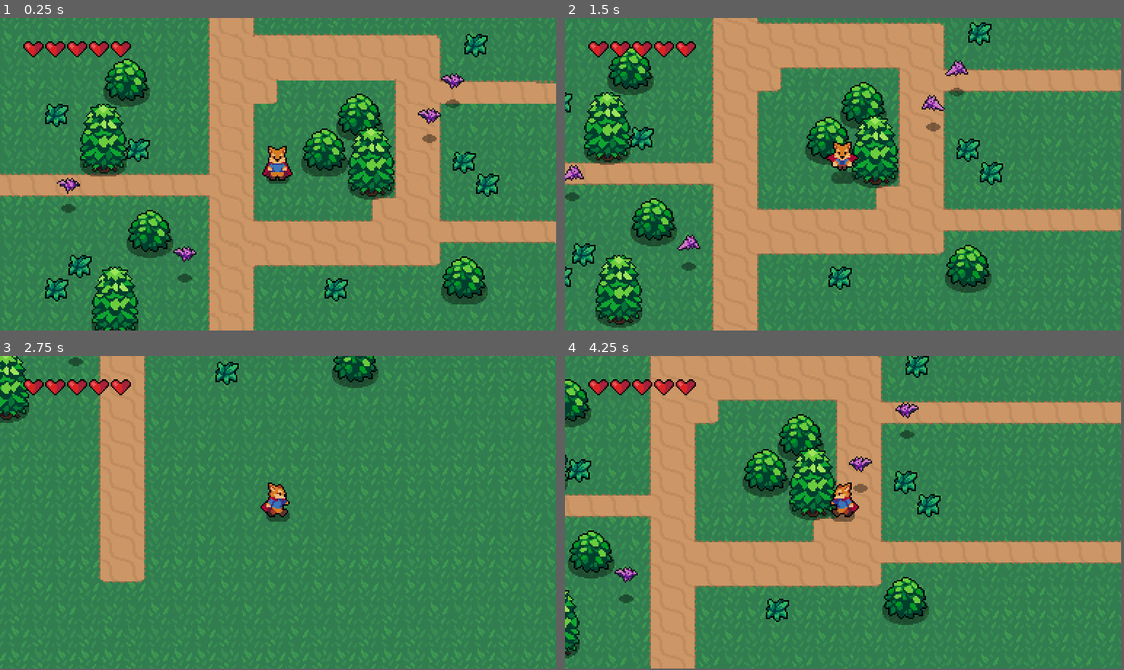
Above: before the commit, frames 1-4 (two rows, left to right).
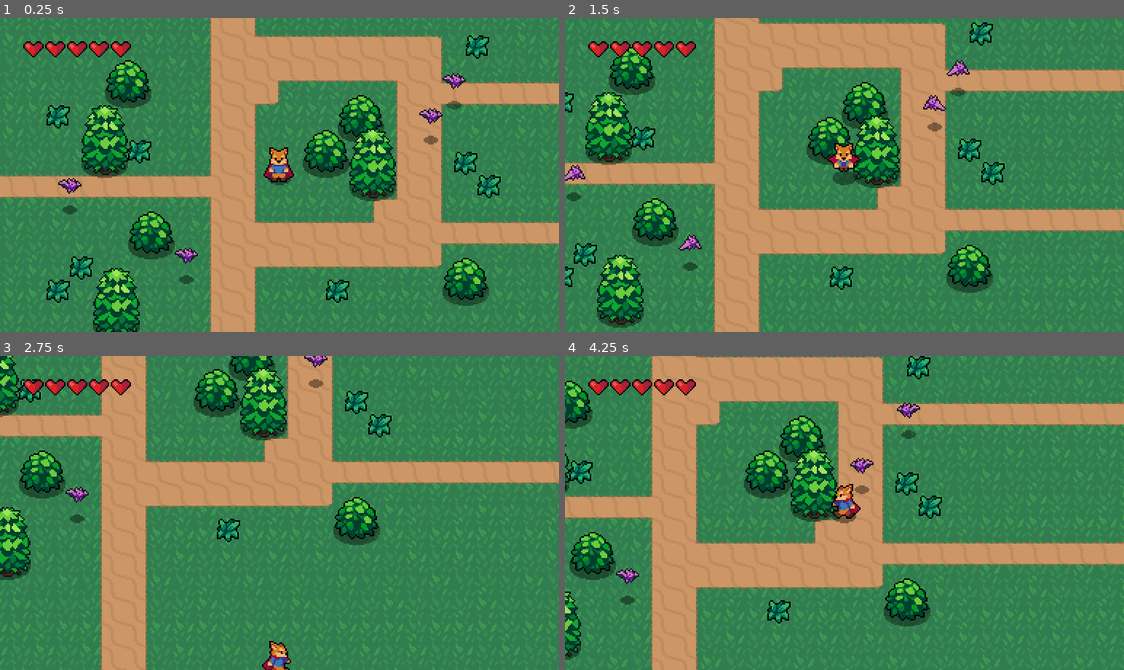
Above: after the commit, the same moments.

Repository: tara-pogancev/fox-rpg-godot
Game: Godot game, scene res://world/world.tscn
The game is run twice, just before and just after one commit, with the same random seed, the same clock (stepped at 60 frames per second) and the same inputs.
Inputs:
- Up to frame 1 (0.25 s): no input
- Up to frame 2 (1.5 s): hold Right (ui_right) 0.53-1.28 s; tap Space (attack) at 0.6 s; hold Down (ui_down) from 1.28 s (still down); tap Shift (roll) at 1.35 s
- Up to frame 3 (2.75 s): release Down (ui_down) at 2.03 s; hold Right (ui_right) from 2.03 s (still down); tap Space (attack) at 2.1 s
- Up to frame 4 (4.25 s): release Right (ui_right) at 2.78 s; hold Up (ui_up) 2.78-3.53 s; tap Shift (roll) at 2.85 s; hold Left (ui_left) from 3.53 s (still down); tap Space (attack) at 3.6 s
The window is 764x430 before the commit and 768x432 after it. Grey fills any space a smaller window leaves; there, only what the larger window draws over its background counts as a difference.

The runs differ from the first frame. In frame 1, 15% of the frame differs, in the area x 0-100%, y 0-100%; in frame 2, 11%; in frame 3, 31%; in frame 4, 13%.

Commit message:
Camera limit

Diff:
--- /dev/null
+++ b/player/camera_2d.gd
@@ -0,0 +1,11 @@
+extends Camera2D
+
+@onready var top_left: Marker2D = $"Node/Top Left"
+@onready var bottom_right: Marker2D = $"Node/Bottom Right"
+
+# Called when the node enters the scene tree for the first time.
+func _ready() -> void:
+	limit_top = top_left.position.y
+	limit_left = top_left.position.x
+	limit_bottom = bottom_right.position.y
+	limit_right = bottom_right.position.x
--- /dev/null
+++ b/player/camera_2d.tscn
@@ -0,0 +1,15 @@
+[gd_scene load_steps=2 format=3 uid="uid://gvv6lypc72xy"]
+
+[ext_resource type="Script" path="res://player/camera_2d.gd" id="1_16m3k"]
+
+[node name="Camera2D" type="Camera2D"]
+position = Vector2(192, 108)
+script = ExtResource("1_16m3k")
+
+[node name="Node" type="Node" parent="."]
+
+[node name="Top Left" type="Marker2D" parent="Node"]
+position = Vector2(-63, -63)
+
+[node name="Bottom Right" type="Marker2D" parent="Node"]
+position = Vector2(513, 321)
--- a/project.godot
+++ b/project.godot
@@ -22,8 +22,8 @@
 
 [display]
 
-window/size/viewport_width=382
-window/size/viewport_height=215
+window/size/viewport_width=384
+window/size/viewport_height=216
 window/size/window_width_override=1280
 window/size/window_height_override=720
 window/stretch/mode="viewport"
--- a/world/world.tscn
+++ b/world/world.tscn
@@ -1,9 +1,10 @@
-[gd_scene load_steps=12 format=4 uid="uid://b42nqm8102nsc"]
+[gd_scene load_steps=13 format=4 uid="uid://b42nqm8102nsc"]
 
 [ext_resource type="Script" path="res://world/world.gd" id="1_12hot"]
 [ext_resource type="PackedScene" uid="uid://cmx17dow7y6ud" path="res://ui/health_ui.tscn" id="1_56q6t"]
 [ext_resource type="PackedScene" uid="uid://bmu8u46b672as" path="res://player/player.tscn" id="2_firaw"]
 [ext_resource type="PackedScene" uid="uid://div2s2lfon4sc" path="res://world/bush.tscn" id="2_otu8i"]
+[ext_resource type="PackedScene" uid="uid://gvv6lypc72xy" path="res://player/camera_2d.tscn" id="3_43263"]
 [ext_resource type="Texture2D" uid="uid://d18yejcnhha1l" path="res://world/GrassBackground.png" id="3_kcu43"]
 [ext_resource type="Texture2D" uid="uid://hx207bsh4jv5" path="res://world/DirtTileset.png" id="7_dj38b"]
 [ext_resource type="PackedScene" uid="uid://bjsya6nt61ygp" path="res://world/grass.tscn" id="7_pxhte"]
@@ -361,8 +362,14 @@
 offset_right = 136.0
 offset_bottom = 32.0
 
-[node name="Camera2D" type="Camera2D" parent="."]
+[node name="Camera2D" parent="." instance=ExtResource("3_43263")]
 position = Vector2(144, 80)
+
+[node name="Top Left" parent="Camera2D/Node" index="0"]
+position = Vector2(-128, -128)
+
+[node name="Bottom Right" parent="Camera2D/Node" index="1"]
+position = Vector2(448, 256)
 
 [node name="Player" parent="." instance=ExtResource("2_firaw")]
 position = Vector2(144, 80)
@@ -455,3 +462,5 @@
 
 [node name="Bat4" parent="." instance=ExtResource("9_51jmn")]
 position = Vector2(248, 56)
+
+[editable path="Camera2D"]
